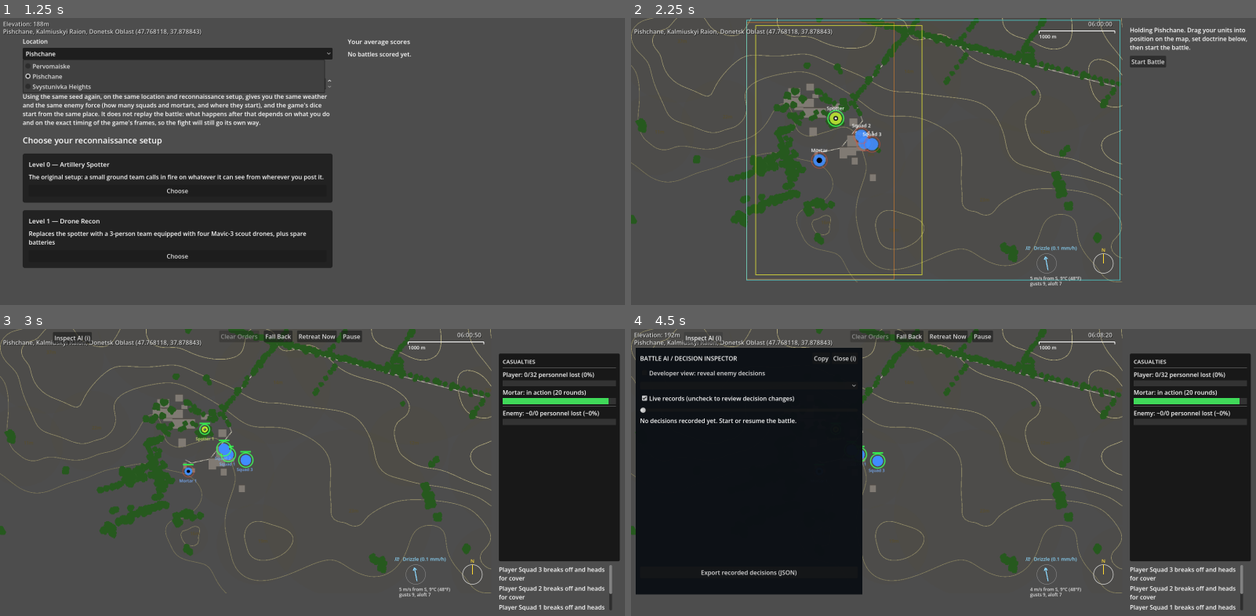
Above: before the commit, frames 1-4 (two rows, left to right).
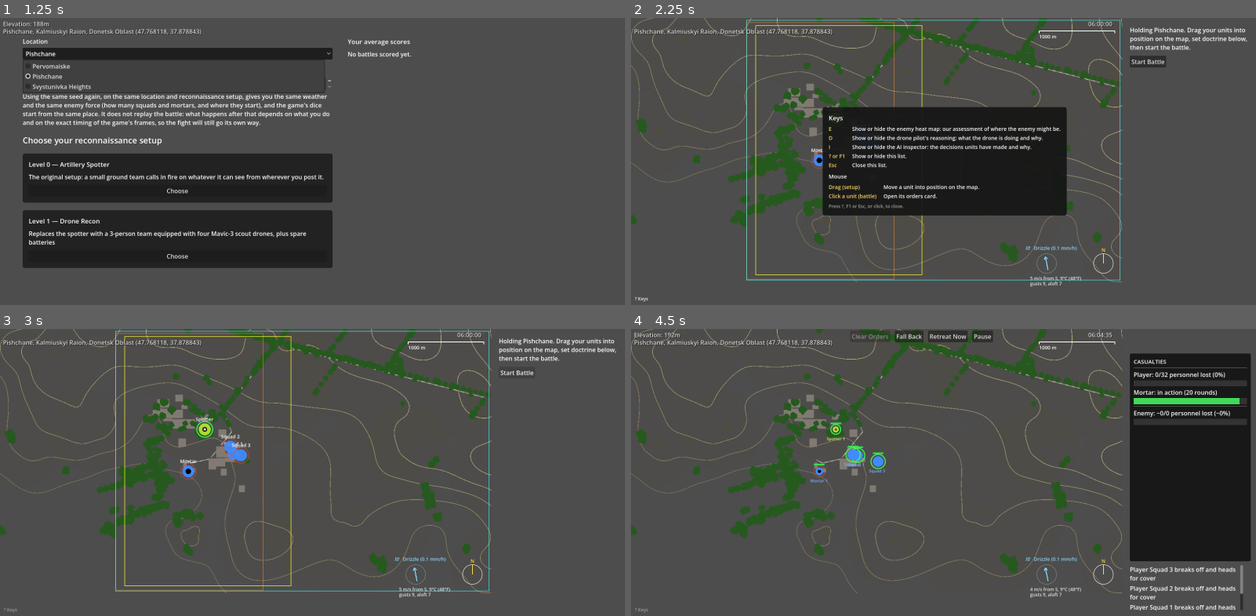
Above: after the commit, the same moments.

Repository: verybadcat/Drones
Game: Godot game, scene res://scenes/Main.tscn
Two runs of this game, one before a commit and one after it. Both use one fixed random seed, a clock stepped at 60 frames per second and the inputs below. Sound files missing from this copy of the repository are replaced by a short silence.
Inputs (mouse positions are in pixels of both pictures, inside the frame that each line leads up to):
- Up to frame 1 (1.25 s): click "Pishchane" at 0.5 s
- Up to frame 2 (2.25 s): click "Choose" at 1.25 s; click (643, 299) at 2 s, where only the run after the commit has a clickable "? Keys"
- Up to frame 3 (3 s): click "Start Battle" at 2.75 s
- Up to frame 4 (4.5 s): click (1149, 372) at 3.5 s, where only the run after the commit has a clickable "Start Battle"; click (706, 337) at 4.25 s, where only the run before the commit has a clickable "Inspect AI (i)"

Frame 1 is identical in both runs. In frame 2, 14% of the frame differs, in the area x 0-70%, y 30-99%; in frame 3, 18%; in frame 4, 31%, in the area x 0-78%, y 1-99%.

Commit message:
A quiet list of the keys (? or F1) on the setup screen and in the battle; the Inspect AI button is removed
Co-Authored-By: Claude Sonnet 5 <noreply@anthropic.com>

Diff:
--- a/scripts/battle_screen.gd
+++ b/scripts/battle_screen.gd
@@ -63,7 +63,7 @@
 # triggers on its own; the panels are constructed via preload() instead.
 var drone_debug_panel
 var decision_inspector
-var inspect_button: Button
+var keys_help: KeysHelp
 var fall_back_button: Button
 var clear_orders_button: Button
 var top_buttons: HBoxContainer
@@ -136,11 +136,11 @@
 	decision_inspector.position = Vector2(12, 50)
 	decision_inspector.visible = false
 	add_child(decision_inspector)
-	inspect_button = Button.new()
-	inspect_button.text = "Inspect AI (i)"
-	inspect_button.position = Vector2(140, 8)
-	inspect_button.pressed.connect(func(): decision_inspector.visible = not decision_inspector.visible)
-	add_child(inspect_button)
+	# (No button for the AI inspector: it is on the "i" key, and the list of keys (keys_help, "?") says so.)
+
+	# The list of keys, "?" or the small note in the corner; not a battle order, so not in the top row.
+	keys_help = KeysHelp.new()
+	add_child(keys_help)
 
 	# Fall back: every unit that can be ordered to (see BattleManager.order_all_fall_back) moves
 	# back toward the edge of the map and holds there — a step short of retreat_button's own
@@ -300,4 +300,4 @@
 	report.open(report_text)
 	if decision_inspector:
 		move_child(decision_inspector, -1)
-		move_child(inspect_button, -1)
+	move_child(keys_help, -1) # the list of keys stays above the report
--- a/scripts/deployment_phase.gd
+++ b/scripts/deployment_phase.gd
@@ -48,6 +48,8 @@
 	doctrine_panel = DoctrinePanel.new()
 	doctrine_panel.position = Vector2(GameConfig.SIDEBAR_X, 20)
 	add_child(doctrine_panel)
+
+	add_child(KeysHelp.new()) # "?" lists the keys
 
 	start_button = Button.new()
 	start_button.text = "Start Battle"
--- /dev/null
+++ b/scripts/keys_help.gd
@@ -0,0 +1,136 @@
+class_name KeysHelp
+extends Control
+## The list of keys, reachable from the setup screen and from the battle: press "?" (or F1), or click
+## the small "? Keys" note in the bottom-left corner. It is deliberately quiet: the note is small and
+## dim, low on the screen and away from the top bar (which is for battle orders, and this is not
+## one), and the list is a modest panel that closes on the same key, Esc or any click, and does not
+## pause anything. It exists because some useful views have no button at all ("Inspect AI doesn't need
+## a button ... there should be a screen accessible from the setup page, and also from the battle,
+## that shows the various keys. This would include the one that shows the assessment of where the enemy
+## might be").
+##
+## Add one as a child of a screen; it lays itself out over the whole screen without taking mouse clicks
+## except while the list is open.
+
+## [key, what it does]. The keys the battle screen listens for (BattleScreen._unhandled_input), then this list's own.
+const KEYS: Array = [
+	["E", "Show or hide the enemy heat map: our assessment of where the enemy might be."],
+	["D", "Show or hide the drone pilot's reasoning: what the drone is doing and why."],
+	["I", "Show or hide the AI inspector: the decisions units have made and why."],
+	["? or F1", "Show or hide this list."],
+	["Esc", "Close this list."],
+]
+## What the mouse does, for completeness.
+const MOUSE: Array = [
+	["Drag (setup)", "Move a unit into position on the map."],
+	["Click a unit (battle)", "Open its orders card."],
+]
+
+var _hint: Button
+var _panel: PanelContainer
+
+
+func _ready() -> void:
+	mouse_filter = Control.MOUSE_FILTER_IGNORE # never in the way of the map underneath
+
+	_hint = Button.new()
+	_hint.text = "? Keys"
+	_hint.flat = true
+	_hint.focus_mode = Control.FOCUS_NONE
+	_hint.add_theme_font_size_override("font_size", 12)
+	_hint.add_theme_color_override("font_color", Color(1, 1, 1, 0.45))
+	_hint.add_theme_color_override("font_hover_color", Color(1, 1, 1, 0.9))
+	_hint.tooltip_text = "The keys: press ? or F1"
+	_hint.pressed.connect(toggle)
+	add_child(_hint)
+
+	_panel = PanelContainer.new()
+	var style := StyleBoxFlat.new()
+	style.bg_color = Color(0.08, 0.08, 0.08, 0.92)
+	style.set_content_margin_all(16.0)
+	style.set_corner_radius_all(6.0)
+	_panel.add_theme_stylebox_override("panel", style)
+	_panel.visible = false
+	add_child(_panel)
+
+	var box := VBoxContainer.new()
+	box.add_theme_constant_override("separation", 8)
+	_panel.add_child(box)
+	box.add_child(_label("Keys", 17))
+	box.add_child(_grid(KEYS))
+	box.add_child(_label("Mouse", 15))
+	box.add_child(_grid(MOUSE))
+	var close_note := _label("Press ?, F1 or Esc, or click, to close.", 12)
+	close_note.modulate = Color(1, 1, 1, 0.6)
+	box.add_child(close_note)
+
+	# The screens are not sized by a parent Control, so lay out from the window itself.
+	get_viewport().size_changed.connect(_layout)
+	_layout.call_deferred()
+
+
+## Fits this to the window: the hint at the bottom-left, the list in the middle.
+func _layout() -> void:
+	var window: Vector2 = get_viewport_rect().size
+	size = window
+	_hint.reset_size()
+	_hint.position = Vector2(6.0, window.y - _hint.size.y - 4.0)
+	_panel.reset_size()
+	_panel.position = ((window - _panel.size) / 2.0).floor()
+
+
+func _label(text: String, size: int) -> Label:
+	var label := Label.new()
+	label.text = text
+	label.add_theme_font_size_override("font_size", size)
+	return label
+
+
+func _grid(rows: Array) -> GridContainer:
+	var grid := GridContainer.new()
+	grid.columns = 2
+	grid.add_theme_constant_override("h_separation", 18)
+	grid.add_theme_constant_override("v_separation", 4)
+	for row in rows:
+		var key := _label(row[0], 14)
+		key.add_theme_color_override("font_color", Color(1.0, 0.85, 0.4))
+		grid.add_child(key)
+		var what := _label(row[1], 14)
+		grid.add_child(what)
+	return grid
+
+
+func is_open() -> bool:
+	return _panel != null and _panel.visible
+
+
+func toggle() -> void:
+	if _panel != null:
+		_panel.visible = not _panel.visible
+		if _panel.visible:
+			_layout()
+
+
+## True if `event` is one that opens or closes the list (? or F1) — or Esc, which only closes it.
+func handles_key(event: InputEvent) -> bool:
+	if not (event is InputEventKey and event.pressed and not event.echo):
+		return false
+	if event.keycode == KEY_F1 or event.keycode == KEY_QUESTION or event.unicode == 63 or (event.keycode == KEY_SLASH and event.shift_pressed):
+		return true
+	return event.keycode == KEY_ESCAPE and is_open()
+
+
+func _unhandled_input(event: InputEvent) -> void:
+	if handles_key(event):
+		if event.keycode == KEY_ESCAPE:
+			_panel.visible = false
+		else:
+			toggle()
+		get_viewport().set_input_as_handled()
+
+
+## While the list is open, any click closes it (and is not passed on to the map).
+func _input(event: InputEvent) -> void:
+	if is_open() and event is InputEventMouseButton and event.pressed:
+		_panel.visible = false
+		get_viewport().set_input_as_handled()
--- /dev/null
+++ b/scripts/tests/test_keys_help.gd
@@ -0,0 +1,107 @@
+extends SceneTree
+## Direct user request: "Inspect AI doesn't need a button, I think. But there should be a screen
+## accessible from the setup page, and also from the battle, that shows the various keys. This would
+## include the one that shows the assessment of where the enemy might be, for example. Try to make it as
+## unobtrusive as possible. It's definitely not a battle order, which is what the top bar does."
+##
+## Run: godot --headless --path . --script scripts/tests/test_keys_help.gd
+var failures := 0
+
+func check(condition: bool, message: String) -> void:
+	if not condition:
+		failures += 1
+		push_error(message)
+
+func _initialize() -> void:
+	call_deferred("run")
+
+func key(keycode: int, unicode: int = 0, shift: bool = false) -> InputEventKey:
+	var e := InputEventKey.new()
+	e.keycode = keycode
+	e.unicode = unicode
+	e.shift_pressed = shift
+	e.pressed = true
+	return e
+
+func all_text(node: Node) -> String:
+	var text := ""
+	for n in node.find_children("*", "Label", true, false):
+		text += " " + n.text
+	for n in node.find_children("*", "Button", true, false):
+		text += " " + n.text
+	return text
+
+func run() -> void:
+	var main = load("res://scripts/main.gd").new()
+	root.add_child(main)
+	await process_frame
+	main._show_deployment()
+	await process_frame
+	var phase: DeploymentPhase = main.current_screen
+	var setup_help: KeysHelp = null
+	for c in phase.get_children():
+		if c is KeysHelp:
+			setup_help = c
+	check(setup_help != null, "The setup screen has the list of keys")
+	check_help(setup_help, "setup screen")
+
+	phase.request_start()
+	for i in 3:
+		await process_frame
+	var battle: BattleScreen = main.current_screen
+	check(battle.keys_help != null, "The battle has the list of keys")
+	check_help(battle.keys_help, "battle")
+	# No button for the AI inspector any more, but the key still works.
+	check(not ("inspect_button" in FileAccess.get_file_as_string("res://scripts/battle_screen.gd")) and not ("Inspect AI" in all_text(battle)), "Inspect AI has no button")
+	var was: bool = battle.decision_inspector.visible
+	battle._unhandled_input(key(KEY_I))
+	check(battle.decision_inspector.visible != was, "...but the i key still toggles it")
+	# Not in the top bar (the battle orders): the hint is low on the screen.
+	var hint: Button = battle.keys_help.find_children("*", "Button", true, false)[0]
+	check(hint.global_position.y > 600.0, "The hint is low on the screen, away from the top bar (y=%.0f)" % hint.global_position.y)
+	check(not battle.top_buttons.is_ancestor_of(hint) and not (hint in battle.top_buttons.get_children()), "...and is not among the battle-order buttons")
+	# It stays above the report at the end of the battle.
+	battle._on_battle_ended("Verdict: TEST")
+	await process_frame
+	check(battle.keys_help.get_index() == battle.get_child_count() - 1, "The list stays on top of the report")
+	print("Keys help tests: %d failures" % failures)
+	quit(1 if failures else 0)
+
+
+func check_help(help: KeysHelp, where: String) -> void:
+	check(not help.is_open(), "%s: the list starts closed" % where)
+	var hint: Button = help.find_children("*", "Button", true, false)[0]
+	check(hint.get_theme_font_size("font_size") <= 12 and hint.flat, "%s: the hint is small and flat (font %d)" % [where, hint.get_theme_font_size("font_size")])
+	check(hint.get_theme_color("font_color").a < 0.6, "%s: ...and dim" % where)
+	check(help.mouse_filter == Control.MOUSE_FILTER_IGNORE, "%s: it never blocks the map" % where)
+	var text := all_text(help)
+	for needle in ["Enemy", "enemy heat map", "where the enemy might be", "drone pilot", "AI inspector", "F1"]:
+		check(needle.to_lower() in text.to_lower(), "%s: the list mentions '%s'" % [where, needle])
+	for k in ["E", "D", "I"]:
+		check(_has_key_row(help, k), "%s: the list has the %s key" % [where, k])
+	# ? (as typed with shift on a US layout, and by its own keycode) and F1 open it; Esc, ?, F1 or a click close it.
+	check(help.handles_key(key(KEY_F1)) and help.handles_key(key(KEY_QUESTION)) and help.handles_key(key(KEY_SLASH, 63, true)), "%s: ?, shift+/ and F1 are the keys for it" % where)
+	check(not help.handles_key(key(KEY_ESCAPE)), "%s: Esc does nothing while it is closed" % where)
+	check(not help.handles_key(key(KEY_E)), "%s: other keys are left alone" % where)
+	help._unhandled_input(key(KEY_F1))
+	check(help.is_open(), "%s: F1 opens it" % where)
+	check(help.handles_key(key(KEY_ESCAPE)), "%s: Esc counts once it is open" % where)
+	help._unhandled_input(key(KEY_ESCAPE))
+	check(not help.is_open(), "%s: Esc closes it" % where)
+	help._unhandled_input(key(KEY_QUESTION))
+	check(help.is_open(), "%s: ? opens it" % where)
+	var click := InputEventMouseButton.new()
+	click.button_index = MOUSE_BUTTON_LEFT
+	click.pressed = true
+	help._input(click)
+	check(not help.is_open(), "%s: a click closes it" % where)
+	help.toggle()
+	check(help.is_open(), "%s: the hint button (toggle) opens it" % where)
+	help.toggle()
+
+
+func _has_key_row(help: KeysHelp, k: String) -> bool:
+	for l in help.find_children("*", "Label", true, false):
+		if l.text == k:
+			return true
+	return false
Not shown, added: scripts/keys_help.gd.uid
Not shown, added: scripts/tests/test_keys_help.gd.uid
Not shown, changed: docs/designs/tactical-commander-doctrine.md
